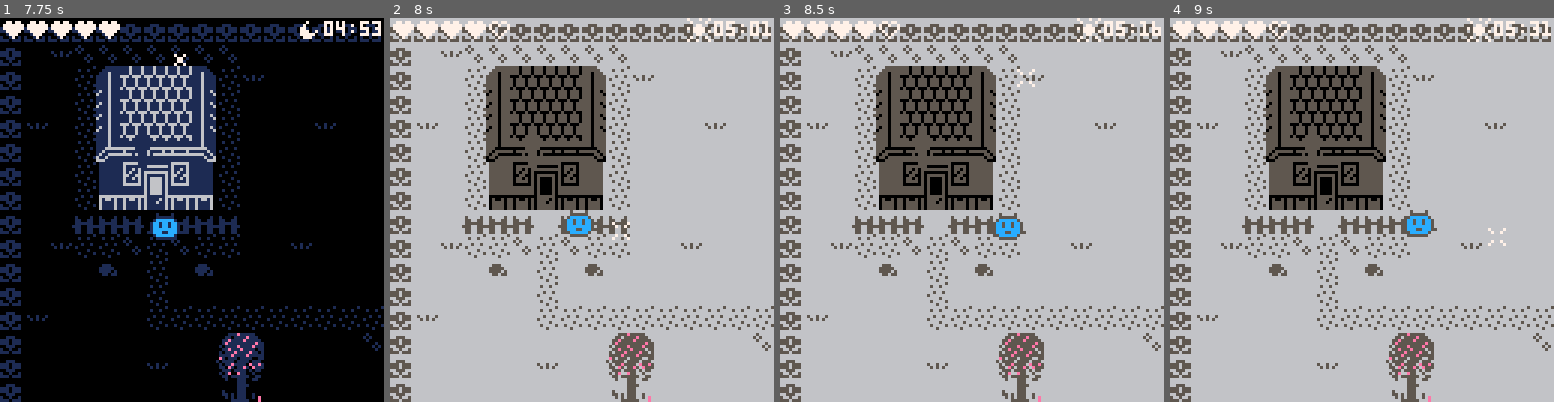
Above: before the commit, frames 1-4 (left to right).
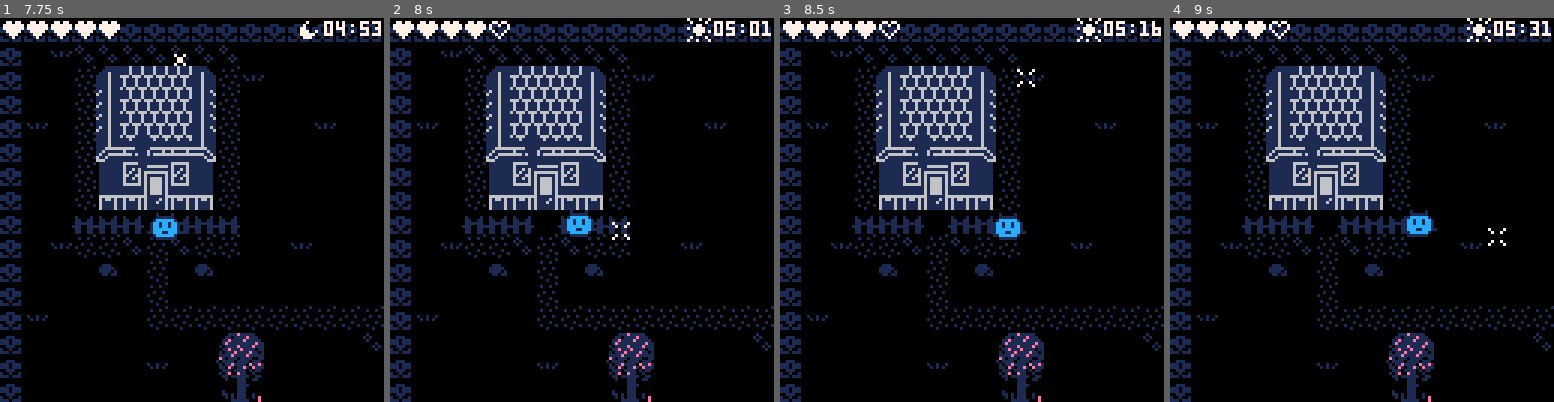
Above: after the commit, the same moments.

Repository: Lyatus/ld43
Game: PICO-8 cartridge ld43.p8
Two runs of this game, one before a commit and one after it. Both use one fixed random seed, a clock stepped at 60 frames per second and the inputs below.
Inputs (mouse positions are in pixels of both pictures, inside the frame that each line leads up to):
- Up to frame 1 (7.75 s): click (280, 121) at 0.67 s; tap O (Z key) at 0.7, 1.7, 2.1, 2.5, 2.9, 3.3, 3.7, 4.1, 4.5, 4.9, 5.3, 5.7, 6.1, 6.5, 6.9, 7.3, 7.7 s; click (46, 267) at 1.22 s; hold Right 1.6-2.1 s; click (107, 114) at 1.77 s; hold Up 2.15-2.42 s; click (172, 259) at 2.32 s; hold Right 2.47-3.03 s; click (234, 106) at 2.87 s; hold Left 3.08-3.58 s; click (295, 256) at 3.42 s; hold Down 3.63-3.97 s; click (61, 102) at 3.97 s; hold Right 4.02-4.68 s; click (122, 248) at 4.52 s; hold Up 4.73-5.03 s; click (184, 94) at 5.07 s; hold Left 5.08-5.68 s; click (249, 244) at 5.62 s; hold Down 5.73-6.03 s; hold Right 6.08-6.58 s; click (311, 90) at 6.17 s; hold Right 6.63-7.13 s; click (76, 236) at 6.72 s; hold Up 7.18-7.45 s; click (138, 83) at 7.27 s; hold Right from 7.5 s (still down)
- Up to frame 2 (8 s): keep holding Right; click (589, 229) at 7.82 s
- Up to frame 3 (8.5 s): release Right at 8.07 s; tap O (Z key) at 8.1 s; hold Left from 8.12 s (still down); click (1044, 79) at 8.37 s
- Up to frame 4 (9 s): tap O (Z key) at 8.5, 8.9 s; release Left at 8.62 s; hold Down from 8.67 s (still down); click (1496, 225) at 8.92 s

Frame 1 is identical in both runs. In frame 2, 98% of the frame differs, in the area x 0-100%, y 0-100%; in frame 3, 98%; in frame 4, 98%.

Commit message:
No longer using pal/palt reset

Diff:
--- a/ld43.p8
+++ b/ld43.p8
@@ -163,7 +163,7 @@
 		crs_draw_y = ent.y-map_y
 	end
 	spr(sprite, crs_draw_x-4, crs_draw_y-4)
-	pal()
+	pal(7,7)
 end
 
 -- health
@@ -327,7 +327,7 @@
 			map(h.mx,h.my,h.x*8-map_x,h.y*8-map_y,h.w,h.h)
 		end
 	end
-	palt()
+	palt(0,true)
 end
 
 -- util
